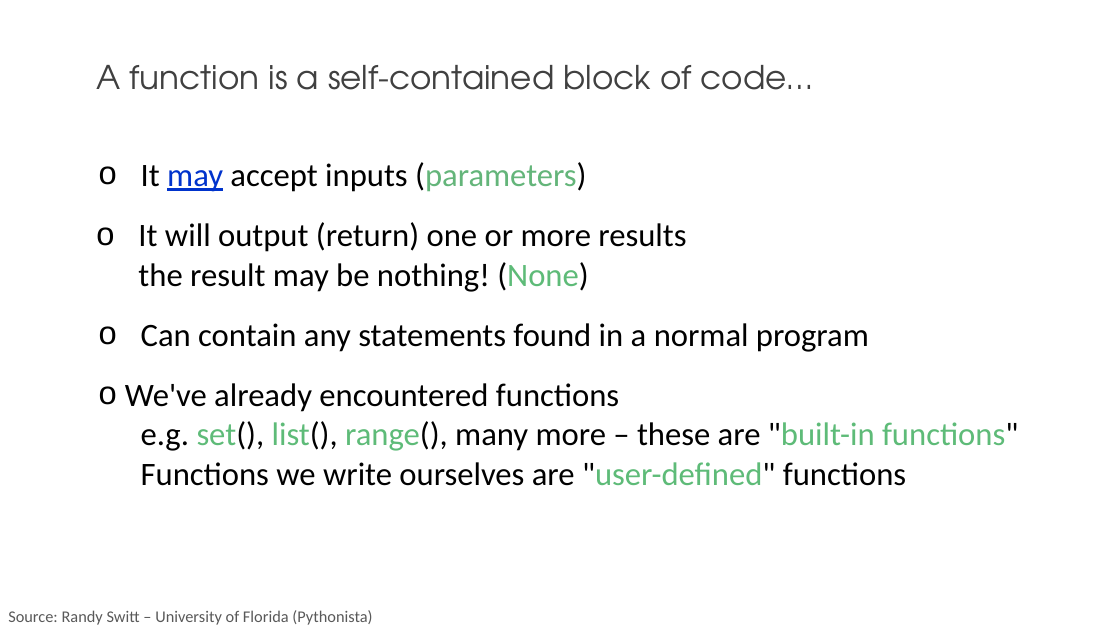
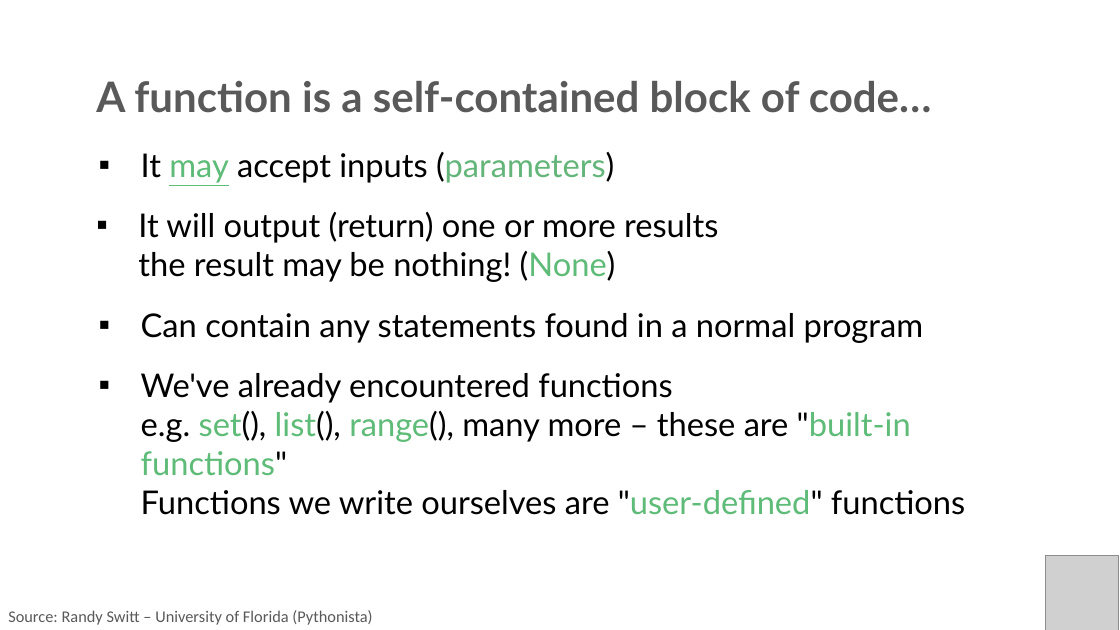
Before and after one commit to PracticumAI/python, a slide deck: slide 3 of presentations/03_functions.pptx. Drawn at 1120x630 pixels with LibreOffice and Linux fonts; fonts in the diff are those of the drawing; grey boxes stand for pictures. Boxes give left, top, right and bottom in pixels: in the first picture for what was removed or moved away, otherwise in the second. Text is boxed around its words. In the diff, an @@ line names an element or a change of style, - is before the commit and + after.

Commit message:
Updated README w/CITT Canvas content & updated functions.pptx to new visual standard.

```diff
--- a/presentations/03_functions.pptx
+++ b/presentations/03_functions.pptx
@@ text "A function is a self-contained ..." moved from (x1=96, y1=65, x2=814, y2=90) to (x1=96, y1=81, x2=932, y2=113) @@
@@ text "A function is a self-contained ..." at (x1=96, y1=81, x2=932, y2=113): size 28 to 36 pt, font TeX Gyre Adventor to Lato, text colour #404040 to #595959, bold on @@
@@ text "It may accept inputs (parameters)" at (x1=141, y1=152, x2=614, y2=183): font Calibri to Lato; text colour #0033CC to #5EBB78 in "may"; bullet o to ▪ @@
@@ 3 texts moved together from (x1=138, y1=162, x2=869, y2=352) to (x1=138, y1=152, x2=924, y2=343) @@
@@ font Calibri to Lato; bullet o to ▪ in 3 elements at (x1=141, y1=313, x2=924, y2=343), (x1=138, y1=212, x2=718, y2=282), (x1=141, y1=373, x2=965, y2=515) @@
@@ text "We've already encountered functions" moved from (x1=125, y1=383, x2=1018, y2=486) to (x1=141, y1=373, x2=965, y2=515) @@
@@ picture added at (x1=1045, y1=555, x2=1119, y2=630) @@
```
Also in this commit, not shown: 16 other slides changed, 1 other file.
